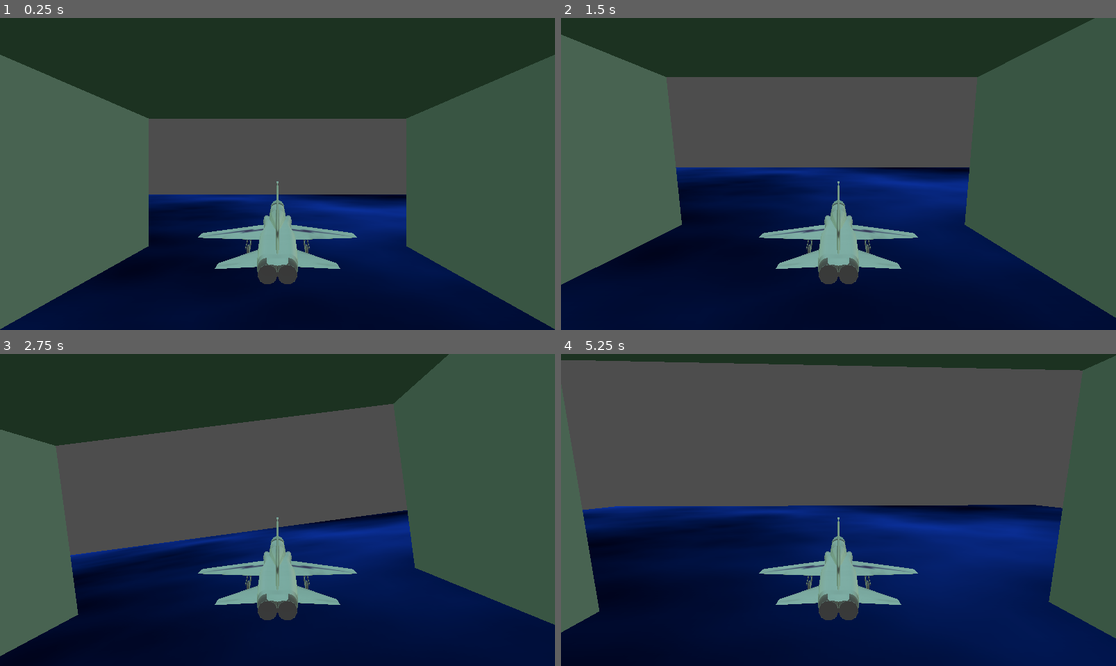
Above: before the commit, frames 1-4 (two rows, left to right).
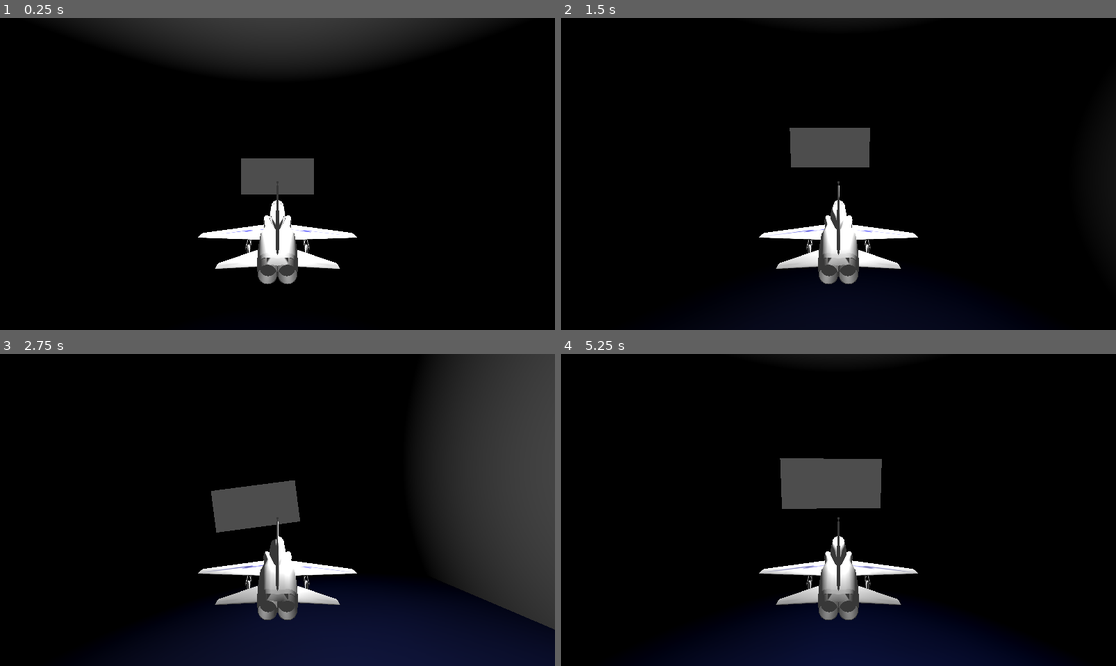
Above: after the commit, the same moments.

Repository: IanMillican/CS2053Project
Game: Godot game, scene res://jetRes/JetLvl.tscn
Same seed, same stepped clock (60 frames per second), same inputs: the game is played once before the commit and once after it. This scene is started directly instead of the project's main scene.
Inputs:
- Up to frame 1 (0.25 s): no input
- Up to frame 2 (1.5 s): hold Right (ui_right) 0.53-1.28 s; hold Down (ui_down) from 1.28 s (still down)
- Up to frame 3 (2.75 s): release Down (ui_down) at 2.03 s; hold Right (ui_right) from 2.03 s (still down)
- Up to frame 4 (5.25 s): release Right (ui_right) at 2.78 s; hold Up (ui_up) 2.78-3.53 s; hold Left (ui_left) 3.53-5.03 s; hold Down (ui_down) from 5.03 s (still down)

The runs differ from the first frame. In frame 1, 92% of the frame differs, in the area x 0-100%, y 0-100%; in frame 2, 94%; in frame 3, 83%; in frame 4, 92%.

Commit message:
Added some basic walls and some basic lighting

Diff:
--- a/cs2053-thegame/jetRes/JetLvl.tscn
+++ b/cs2053-thegame/jetRes/JetLvl.tscn
@@ -1,18 +1,7 @@
-[gd_scene load_steps=18 format=3 uid="uid://clfrjeeup7mqp"]
+[gd_scene load_steps=16 format=3 uid="uid://clfrjeeup7mqp"]
 
 [ext_resource type="PackedScene" uid="uid://bicqibepmprw5" path="res://jetRes/jet.tscn" id="1_7pk40"]
 [ext_resource type="Script" path="res://jetRes/jet_lvl.gd" id="1_bjplq"]
-[ext_resource type="Texture2D" uid="uid://dsywub2w774w8" path="res://jetRes/skybox.png" id="2_pnk8t"]
-
-[sub_resource type="PanoramaSkyMaterial" id="PanoramaSkyMaterial_2qeig"]
-panorama = ExtResource("2_pnk8t")
-
-[sub_resource type="Sky" id="Sky_eqhiq"]
-sky_material = SubResource("PanoramaSkyMaterial_2qeig")
-
-[sub_resource type="Environment" id="Environment_wmgs2"]
-sky = SubResource("Sky_eqhiq")
-ambient_light_source = 3
 
 [sub_resource type="FastNoiseLite" id="FastNoiseLite_y84jo"]
 noise_type = 2
@@ -32,22 +21,28 @@
 size = Vector3(500, 1, 500)
 
 [sub_resource type="BoxMesh" id="BoxMesh_ufq2q"]
-size = Vector3(1, 50, 100)
+size = Vector3(1, 50, 500)
 
 [sub_resource type="BoxShape3D" id="BoxShape3D_fos72"]
-size = Vector3(1, 50, 100)
+size = Vector3(1, 50, 500)
 
 [sub_resource type="BoxMesh" id="BoxMesh_vq062"]
-size = Vector3(1, 50, 100)
+size = Vector3(1, 50, 500)
 
 [sub_resource type="BoxShape3D" id="BoxShape3D_ds8de"]
-size = Vector3(1, 50, 100)
+size = Vector3(1, 50, 500)
 
 [sub_resource type="BoxMesh" id="BoxMesh_vupek"]
-size = Vector3(100, 1, 100)
+size = Vector3(100, 1, 500)
 
 [sub_resource type="BoxShape3D" id="BoxShape3D_y2s65"]
 size = Vector3(100, 1, 100)
+
+[sub_resource type="BoxMesh" id="BoxMesh_y2t7l"]
+size = Vector3(1, 50, 100)
+
+[sub_resource type="BoxShape3D" id="BoxShape3D_bkolf"]
+size = Vector3(1, 50, 100)
 
 [node name="JetLvl" type="Node3D"]
 script = ExtResource("1_bjplq")
@@ -57,7 +52,6 @@
 
 [node name="Camera3D" type="Camera3D" parent="Jet"]
 transform = Transform3D(-1, 0, -8.74228e-08, 0, 1, 0, 8.74228e-08, 0, -1, 0, 1.16089, -5.6069)
-environment = SubResource("Environment_wmgs2")
 
 [node name="Ground" type="StaticBody3D" parent="." groups=["ground"]]
 
@@ -103,3 +97,16 @@
 
 [node name="CollisionShape3D" type="CollisionShape3D" parent="Ceiling/Ceiling1"]
 shape = SubResource("BoxShape3D_y2s65")
+
+[node name="BackWall" type="Node3D" parent="."]
+
+[node name="Wall1" type="StaticBody3D" parent="BackWall" groups=["walls"]]
+transform = Transform3D(-4.37114e-08, 0, 1, 0, 1, 0, -1, 0, -4.37114e-08, 0, 5.434, -50)
+
+[node name="MeshInstance3D" type="MeshInstance3D" parent="BackWall/Wall1"]
+transform = Transform3D(1, 0, 0, 0, 1, 0, 0, 0, 1, 0, 20, 0)
+mesh = SubResource("BoxMesh_y2t7l")
+
+[node name="CollisionShape3D" type="CollisionShape3D" parent="BackWall/Wall1"]
+transform = Transform3D(1, 0, 0, 0, 1, 0, 0, 0, 1, 0, 20, 0)
+shape = SubResource("BoxShape3D_bkolf")
--- a/cs2053-thegame/jetRes/jet.gd
+++ b/cs2053-thegame/jetRes/jet.gd
@@ -1,6 +1,6 @@
 extends CharacterBody3D
 
-var speed = 10
+var speed = 20
 var isRotatedLeft = false
 var isRotatedRight = false
 var isRotatedUp = false
@@ -15,7 +15,8 @@
 	pass
 
 func _process(delta: float) -> void:
-	pass
+	#$OmniLight3D.look_at(velocity.normalized().rotated(Vector3(0, 1, 0), -180))
+	$OmniLight3D.position = ($OmniLight3D.position + position) * delta
 
 func _physics_process(delta: float) -> void:
 	var vel = Vector3.ZERO
--- a/cs2053-thegame/jetRes/jet.tscn
+++ b/cs2053-thegame/jetRes/jet.tscn
@@ -109,5 +109,11 @@
 visible = false
 shape = SubResource("BoxShape3D_7crbh")
 
+[node name="OmniLight3D" type="OmniLight3D" parent="."]
+transform = Transform3D(1, 0, 0, 0, 1, 0, 0, 0, 1, 0, -0.988398, 2.63452)
+light_energy = 10.025
+light_size = 0.394
+omni_range = 50.0
+
 [connection signal="body_entered" from="CollisionArea" to="." method="_on_collision_area_body_entered"]
 [connection signal="body_exited" from="CollisionArea" to="." method="_on_collision_area_body_exited"]
